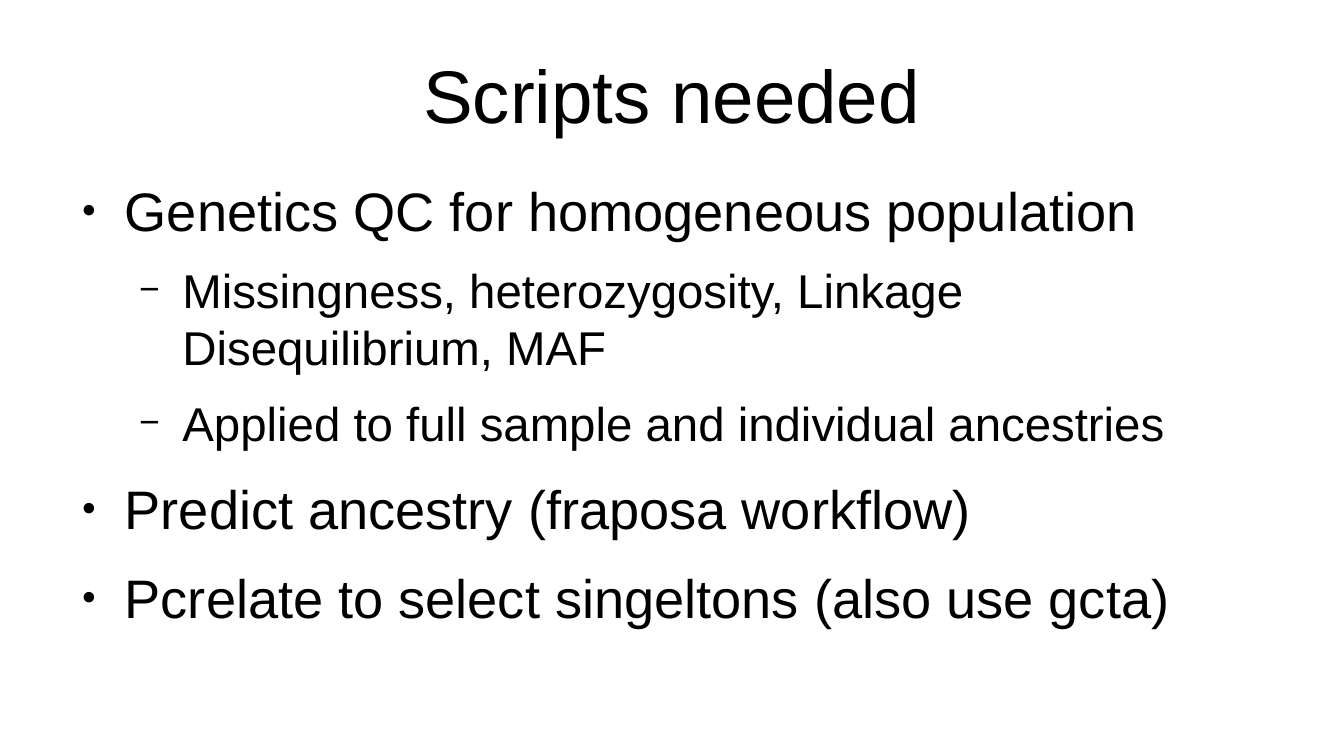
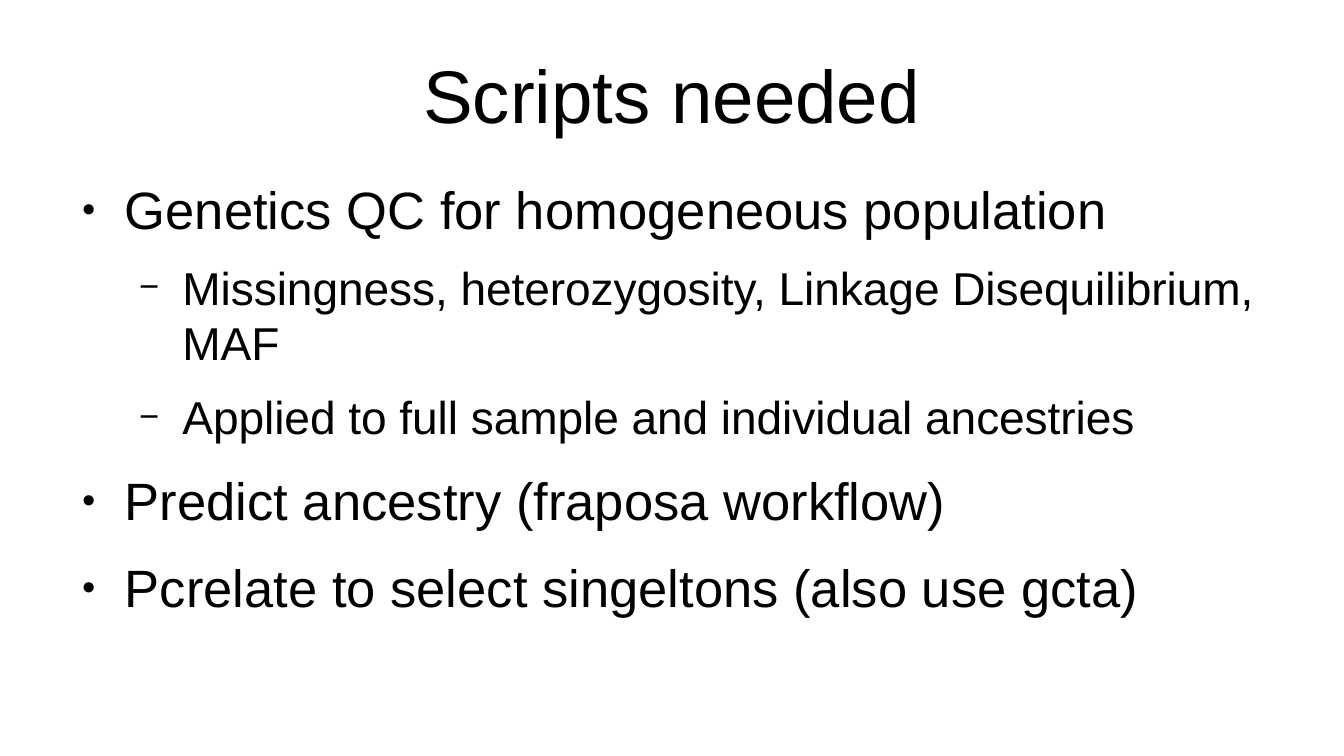
Before and after one commit to UMN-GDC/GDCGenomicsQC, a slide deck: slide 4 of docs/design.pptx. Drawn at 1344x756 pixels with LibreOffice and Linux fonts; fonts in the diff are those of the drawing. Boxes give left, top, right and bottom in pixels: in the first picture for what was removed or moved away, otherwise in the second. Text is boxed around its words. In the diff, an @@ line names an element or a change of style, - is before the commit and + after.

Commit message:
Made a design presentation

```diff
--- a/docs/design.pptx
+++ b/docs/design.pptx
@@ text "Genetics QC for homogeneous population" at [125, 191, 1253, 618]: size 32 to 31 pt in "Genetics QC for homogeneous population", "Predict ancestry (fraposa workflow)", "Pcrelate to select singeltons (also use gcta)"; size 28 to 27.2 pt in "Missingness, heterozygosity, Linkage Disequilibrium, MAF", "Applied to full sample and individual ancestries" @@
```
Also in this commit, not shown: 1 slide added, 1 slide removed.
